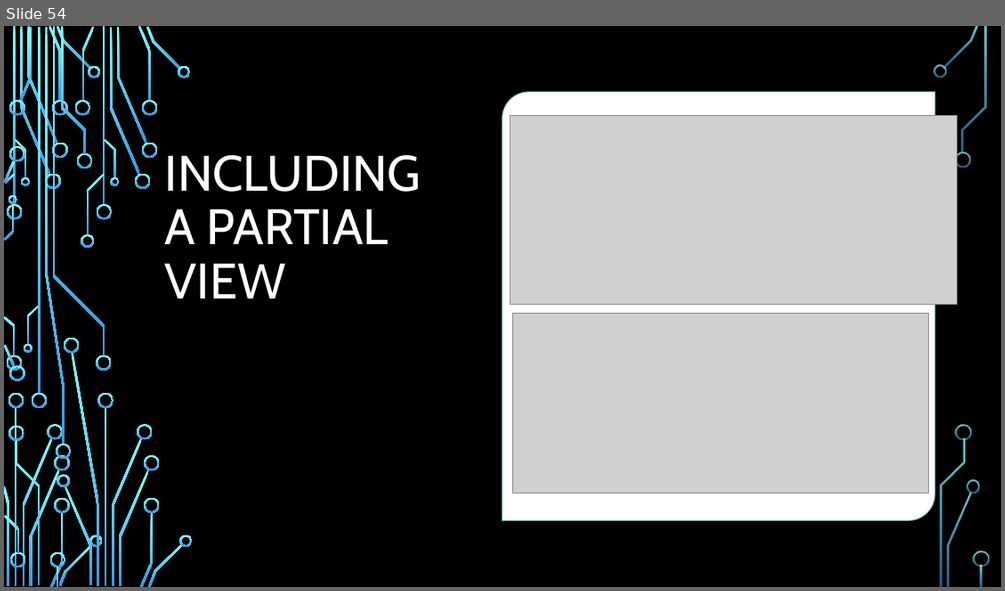
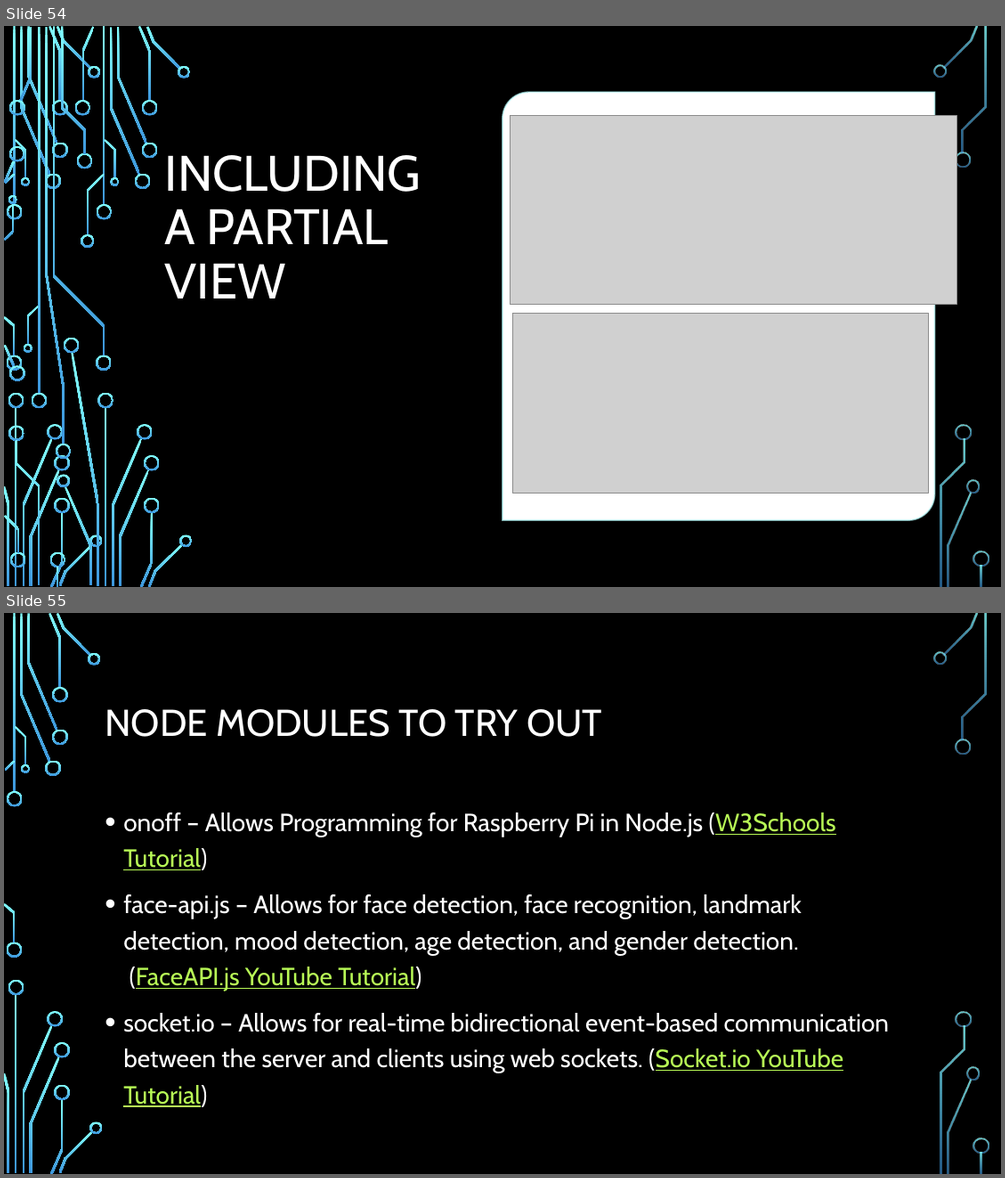
Before and after one commit to aliceroherty/ResearchProject, a slide deck: Presentation/Node.pptx. Shown one above the other, each under a label of ours: slide 54 before the commit, slides 54 and 55 after it. The pictures are 1005x591 and 1005x1178 pixels, drawn with LibreOffice and Linux fonts; fonts in the diff are those of the drawing; grey boxes stand for pictures; background and template pictures are left out. Boxes give left, top, right and bottom in pixels: in the first picture for what was removed or moved away, otherwise in the second. Text is boxed around its words. In the diff, an @@ line names an element or a change of style, - is before the commit and + after.

```diff
--- a/Presentation/Node.pptx
+++ b/Presentation/Node.pptx
@@ slide 55 added at [4, 613, 1001, 1174], background picture (left out); not listed: 36 template elements that a slide beside it also shows @@
@@ title added at [105, 709, 602, 737], 36 pt, text #FFFFFF @@
+NODE MODULES TO TRY OUT
@@ text added at [123, 812, 889, 1107], 24 pt, text #FFFFFF @@
+• onoff – Allows Programming for Raspberry Pi in Node.js (W3Schools Tutorial)
+• face-api.js – Allows for face detection, face recognition, landmark detection, mood detection, age detection, and gender detection. (FaceAPI.js YouTube Tutorial)
+• socket.io – Allows for real-time bidirectional event-based communication between the server and clients using web sockets. (Socket.io YouTube Tutorial)
```
Also in this commit, not shown: 5 slides changed, 1 other slide added, 22 other files.
